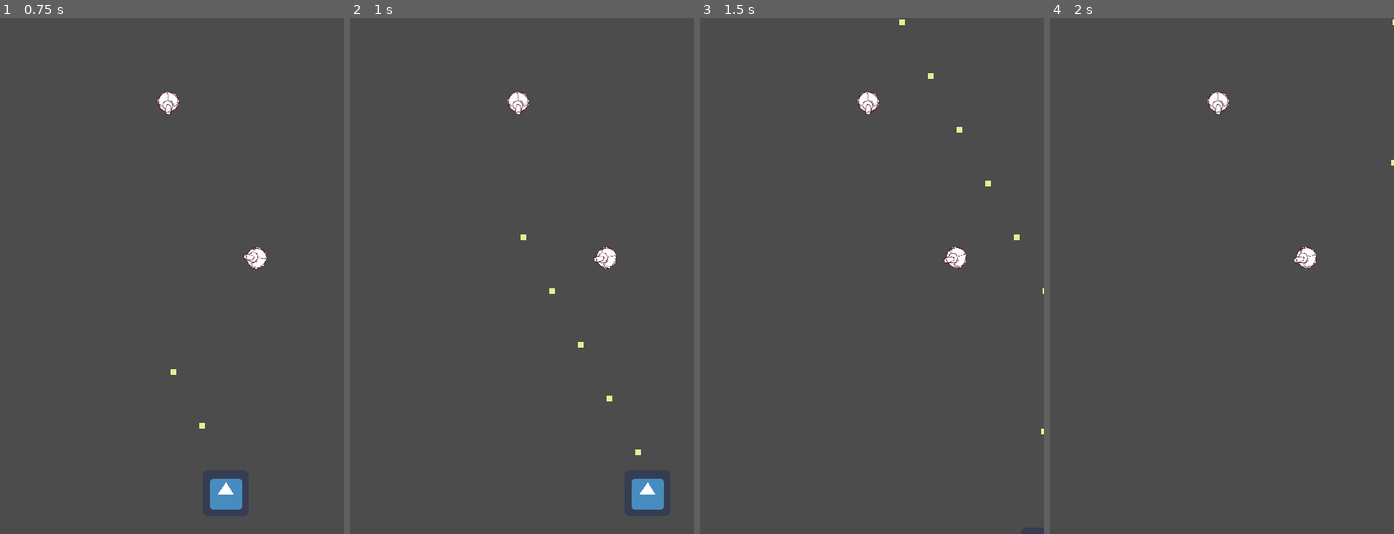
Above: before the commit, frames 1-4 (left to right).
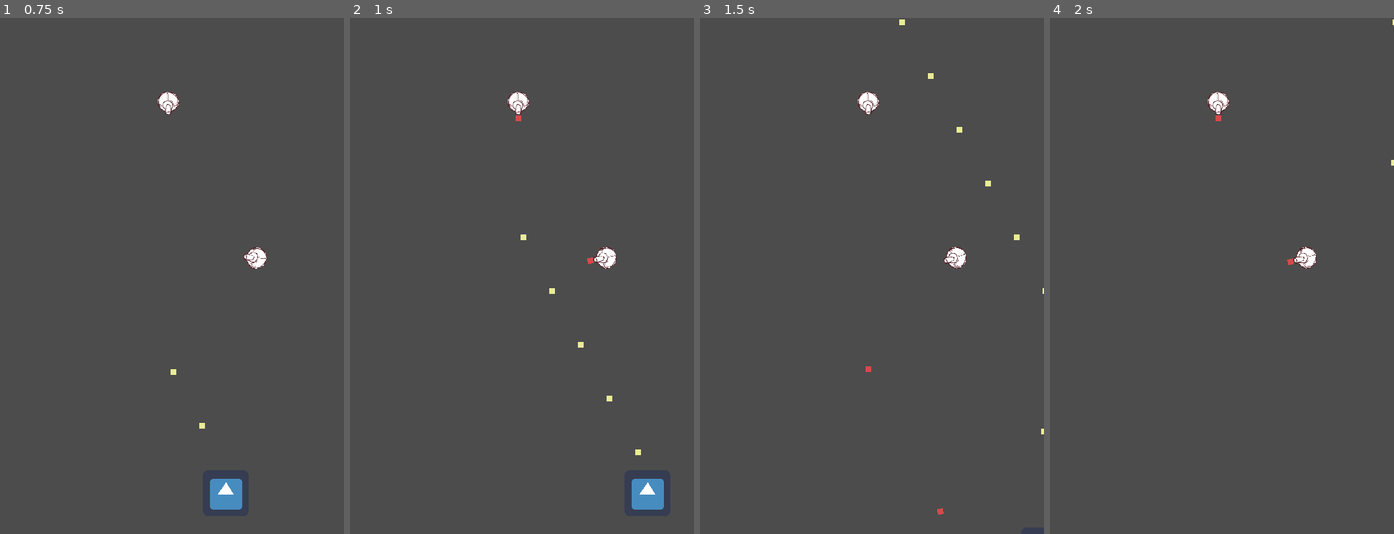
Above: after the commit, the same moments.

Repository: Harrison-Winters/Jet-Pack-Escape
Game: Godot game, scene res://enemy_test.tscn
Two runs of this game, one before a commit and one after it. Both use one fixed random seed, a clock stepped at 60 frames per second and the inputs below. This scene is started directly instead of the project's main scene. The engine's default icon, where the game draws it, is replaced by a stand-in: a white triangle on a blue panel in a dark square.
Inputs:
- Up to frame 1 (0.75 s): tap Enter at 0.5 s; hold Right (ui_right) from 0.53 s (still down); hold Z (shoot) from 0.53 s (still down)
- Up to frame 2 (1 s): keep holding Right (ui_right); keep holding Z (shoot)
- Up to frame 3 (1.5 s): release Right (ui_right) at 1.28 s; release Z (shoot) at 1.28 s; hold Down (ui_down) from 1.28 s (still down); tap Z (shoot) at 1.35 s
- Up to frame 4 (2 s): keep holding Down (ui_down)

Frame 1 is identical in both runs. In frame 2, less than 0.1% of the frame differs, in the area x 48-71%, y 18-48%; in frame 3, less than 0.1%; in frame 4, less than 0.1%.
Error before the commit: Attempt to call function 'instance' in base 'null instance' on a null instance. (res://enemy.gd:19)

Commit message:
Remade Enemy Bullet Scene

Diff:
--- a/Jetpack Escape/enemy_bullet.tscn
+++ b/Jetpack Escape/enemy_bullet.tscn
@@ -7,9 +7,4 @@
 script = ExtResource( 2 )
 
 [node name="ColorRect" parent="." index="0"]
-color = Color( 0.898039, 0.447059, 0.447059, 1 )
-
-[node name="CollisionShape2D" type="CollisionShape2D" parent="."]
-shape = SubResource( 1 )
-
-[connection signal="body_entered" from="." to="." method="_on_EnemyBullet_body_entered"]
+color = Color( 0.839216, 0.286275, 0.286275, 1 )
Not shown, added: Jetpack Escape/.mono/metadata/ide_messaging_meta.txt
